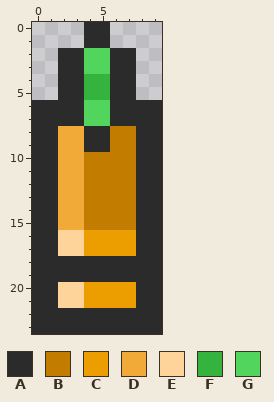
Two versions of one pixel-art sprite, Content/Items/Ammo/Bullets/ArmorPiercing/APBullet.png. The picture above is the old version.
The file is 10x24 pixels.
Palette (. is transparent): A #2b2b2b  B #c27c00  C #ec9d00  D #f1aa37  E #ffd49a  F #34b43f  G #51d55d
Pixels before, first column x 0:
 0 ....AA....
 1 ....AA....
 2 ..AAGGAA..
 3 ..AAGGAA..
 4 ..AAFFAA..
 5 ..AAFFAA..
 6 AAAAGGAAAA
 7 AAAAGGAAAA
 8 AADDAABBAA
 9 AADDAABBAA
10 AADDBBBBAA
11 AADDBBBBAA
12 AADDBBBBAA
13 AADDBBBBAA
14 AADDBBBBAA
15 AADDBBBBAA
16 AAEECCCCAA
17 AAEECCCCAA
18 AAAAAAAAAA
19 AAAAAAAAAA
20 AAEECCCCAA
21 AAEECCCCAA
22 AAAAAAAAAA
23 AAAAAAAAAA
After:
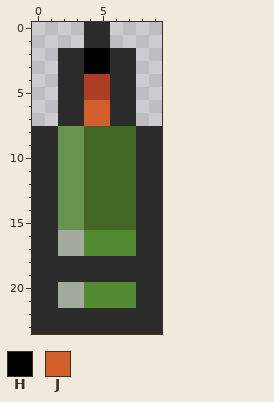
Colours new in this view: H #000000  J #d25e2b
Difference:
colour B: #c27c00 -> #406724
colour C: #ec9d00 -> #538b33
colour D: #f1aa37 -> #66934d
colour E: #ffd49a -> #a2aa9d
colour F: #34b43f -> #ac3e21
y 2..3: x 4..5 GG -> HH
y 6..7: x 0..1 AA -> ..; x 4..5 GG -> JJ; x 8..9 AA -> ..
y 8..9: x 4..5 AA -> BB
